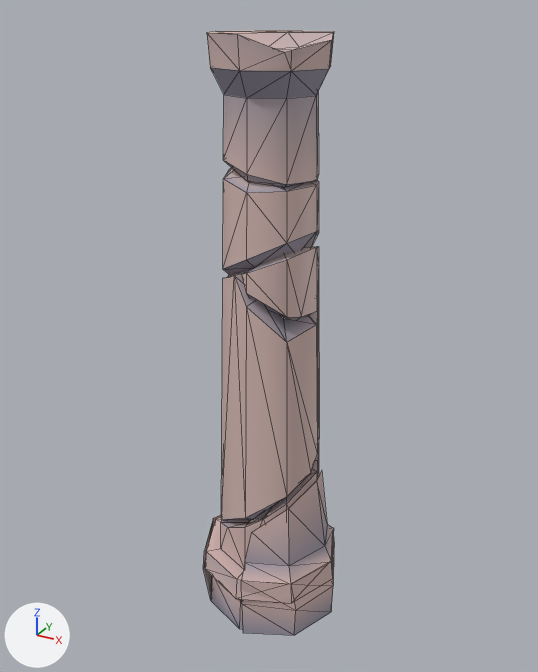
The glTF model Project/area/4 levitated ruin/object/model/platform/RoundPillarFly.gltf: old version first, new version second.
Both versions are drawn from a 50 mm camera at (3.92, -7.17, 7.44) aimed at (-0.07, 0.07, 3.82). Arrows for +X, +Y and +Z are at lower left; the lights stay in place. Mesh edges are drawn as thin lines. Vertices at the same position are counted once.

The scene before the commit, as lines of its bpy script (objects in view):
```python
me_roundpillarbasemesh = bpy.data.meshes.new('RoundPillarBaseMesh')
me_roundpillarbasemesh.from_pydata(...)  # 86 vertices, 134 faces; spans x -0.95..0.94, y -0.92..0.94, z 0.0..2.27
# faces by material slot: [27, 32, 23, 16, 36]
me_roundpillarbasemesh.materials.append(mat_brick_mossy)
me_roundpillarbasemesh.materials.append(mat_mirror_stand)
me_roundpillarbasemesh.materials.append(mat_cement_exposed)
me_roundpillarbasemesh.materials.append(mat_atlas_brick_mossy)
me_roundpillarbasemesh.materials.append(mat_common_foliage)
me_roundpillarflymesh = bpy.data.meshes.new('RoundPillarFlyMesh')
me_roundpillarflymesh.from_pydata(...)  # 134 vertices, 252 faces; spans x -0.68..0.68, y -0.67..0.67, z -3.03..3.03
# faces by material slot: [64, 41, 147]
me_roundpillarflymesh.materials.append(mat_brick_mossy)
me_roundpillarflymesh.materials.append(mat_mirror_stand)
me_roundpillarflymesh.materials.append(mat_cement_exposed)
ob_roundpillarbasemesh = bpy.data.objects.new('RoundPillarBaseMesh', me_roundpillarbasemesh)
ob_roundpillarbasemesh.location = (0.0, 0.0, 0.0)
ob_roundpillarflymesh = bpy.data.objects.new('RoundPillarFlyMesh', me_roundpillarflymesh)
ob_roundpillarflymesh.location = (0.0, 0.0, 4.2)
```
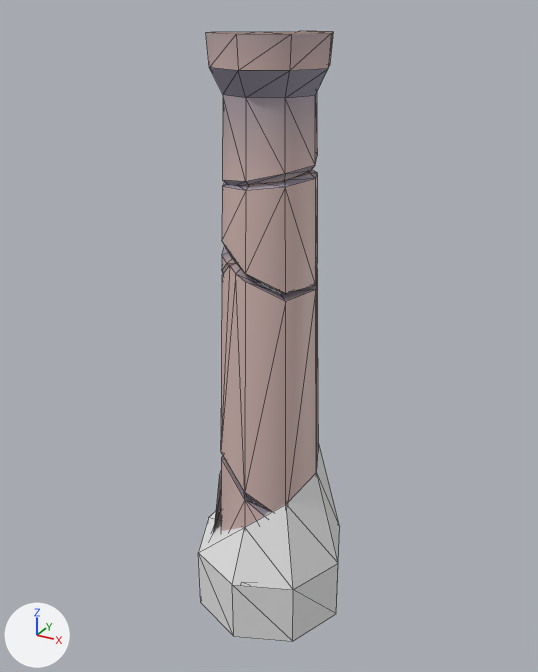
The change, as a diff of the scene's bpy script:
```diff
--- a/Project/area/4 levitated ruin/object/model/platform/RoundPillarFly.gltf.py
+++ b/Project/area/4 levitated ruin/object/model/platform/RoundPillarFly.gltf.py
@@ me_roundpillarflymesh @@
 me_roundpillarflymesh.from_pydata(...)  # 134 vertices, 252 faces; spans x -0.68..0.68, y -0.67..0.67, z -3.03..3.03
 # used by ob_roundpillarflymesh; location = (0.0, 0.0, 4.2)
+# me_roundpillarflymesh part 1: the whole mesh is turned -180 degrees about the z axis through its middle
 me_roundpillarflymesh.materials.append(mat_brick_mossy)
@@ me_roundpillarbasemesh @@
 me_roundpillarbasemesh.from_pydata(...)  # 86 vertices, 134 faces; spans x -0.95..0.94, y -0.92..0.94, z 0.0..2.27
 # used by ob_roundpillarbasemesh; location = (0.0, 0.0, 0.0)
+# me_roundpillarbasemesh part 2: the whole mesh is turned -180 degrees about the z axis through the mesh origin
 me_roundpillarbasemesh.materials.append(mat_brick_mossy)
@@ me_roundpillarwallcollisionmesh @@
+me_roundpillarwallcollisionmesh.from_pydata(...)  # 22 vertices, 34 faces; spans x -1.0..1.0, y -1.0..1.0, z 0.0..2.27
@@ ob_roundpillarwallcollisionmesh @@
+ob_roundpillarwallcollisionmesh = bpy.data.objects.new('RoundPillarWallCollisionMesh', me_roundpillarwallcollisionmesh)
+ob_roundpillarwallcollisionmesh.location = (0.0, 0.0, 0.0)
```

Location of each change, [x1, y1, x2, y2] in pixels of the pictures (538 x 672 px):
'RoundPillarFlyMesh', mesh turned: before [207, 30, 334, 521]; after [206, 31, 333, 512]
'RoundPillarWallCollisionMesh', added: after [198, 443, 340, 642]
'RoundPillarBaseMesh', mesh turned: before [203, 444, 334, 635]; after [213, 456, 268, 532]
